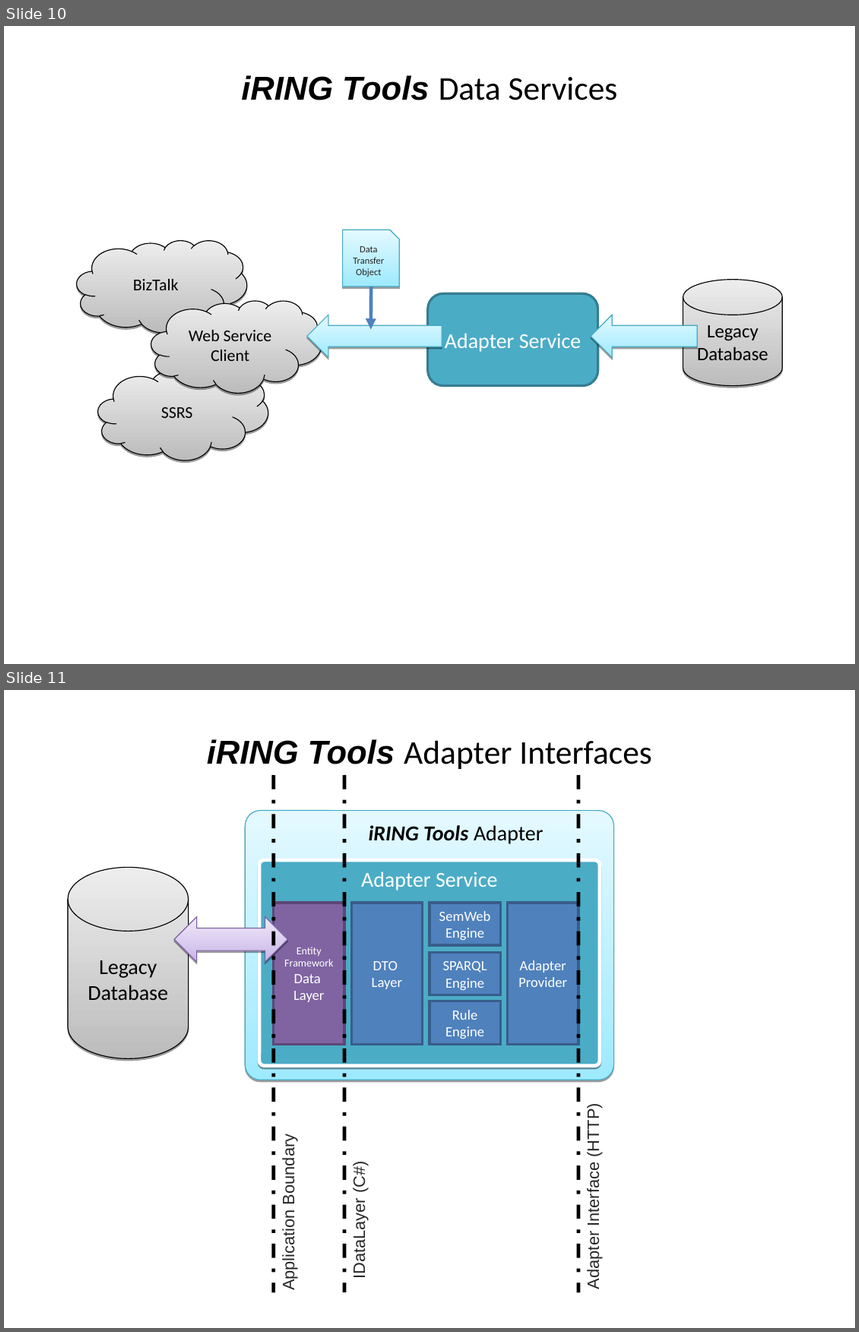
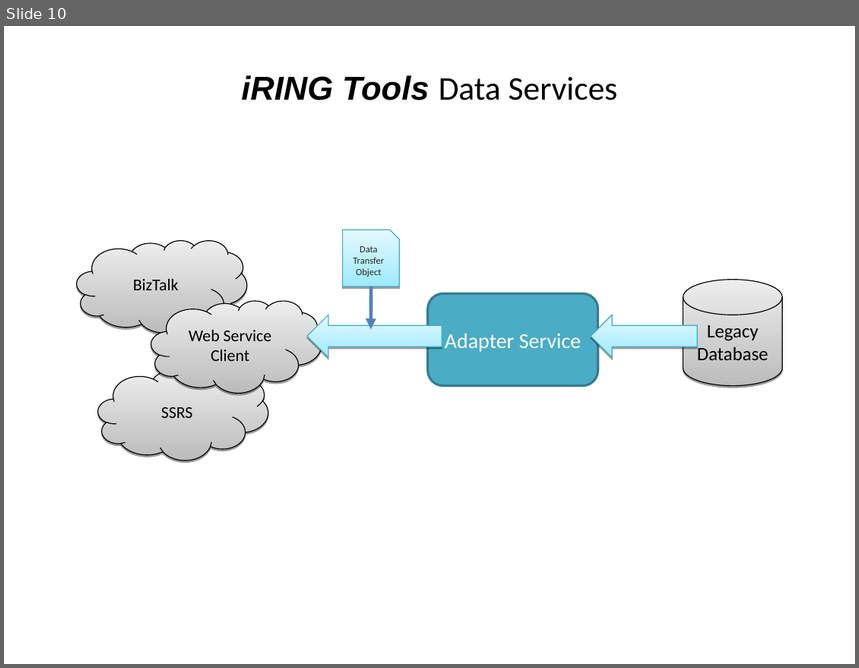
Before and after one commit to heyena/iring-tools, a slide deck: trunk/Documentation/iRING SDK Overview.ppt. Shown one above the other, each under a label of ours: slides 10 and 11 before the commit, slide 10 after it. The pictures are 859x1332 and 859x668 pixels, drawn with LibreOffice and Linux fonts; fonts in the diff are those of the drawing; background and template pictures are left out. Boxes give left, top, right and bottom in pixels: in the first picture for what was removed or moved away, otherwise in the second. Text is boxed around its words. In the diff, an @@ line names an element or a change of style, - is before the commit and + after.

```diff
--- a/trunk/Documentation/iRING SDK Overview.ppt
+++ b/trunk/Documentation/iRING SDK Overview.ppt
@@ slide 11 removed at [4,690,855,1328], background picture (left out) @@
@@ text removed at [207,739,652,769] @@
-iRING Tools Adapter Interfaces
@@ line removed from (274, 775) to (274, 1293) @@
@@ line removed from (344, 775) to (344, 1293) @@
@@ line removed from (579, 775) to (579, 1293) @@
@@ rounded rectangle removed at [245,811,614,1081] @@
-iRING Tools Adapter
@@ cylinder removed at [68,867,189,1059] @@
-Legacy Database
@@ rounded rectangle removed at [259,860,600,1066] @@
-Adapter Service
@@ left right arrow removed at [174,917,287,962] @@
@@ rectangle removed at [274,903,344,1045] @@
-Entity Framework Data
-Layer
@@ rectangle removed at [352,903,423,1045] @@
-DTO
-Layer
@@ rectangle removed at [430,902,501,945] @@
-SemWeb Engine
@@ rectangle removed at [508,903,579,1045] @@
-Adapter Provider
@@ rectangle removed at [430,953,501,996] @@
-SPARQL Engine
@@ rectangle removed at [430,1002,500,1045] @@
-Rule
-Engine
@@ text removed at [584,1109,602,1288] @@
-Adapter Interface (HTTP)
@@ text removed at [279,1141,297,1289] @@
-Application Boundary
@@ text removed at [350,1164,368,1277] @@
-IDataLayer (C#)
```
Also in this commit, not shown: 2 slides changed, 2 slides added, 2 other files.
